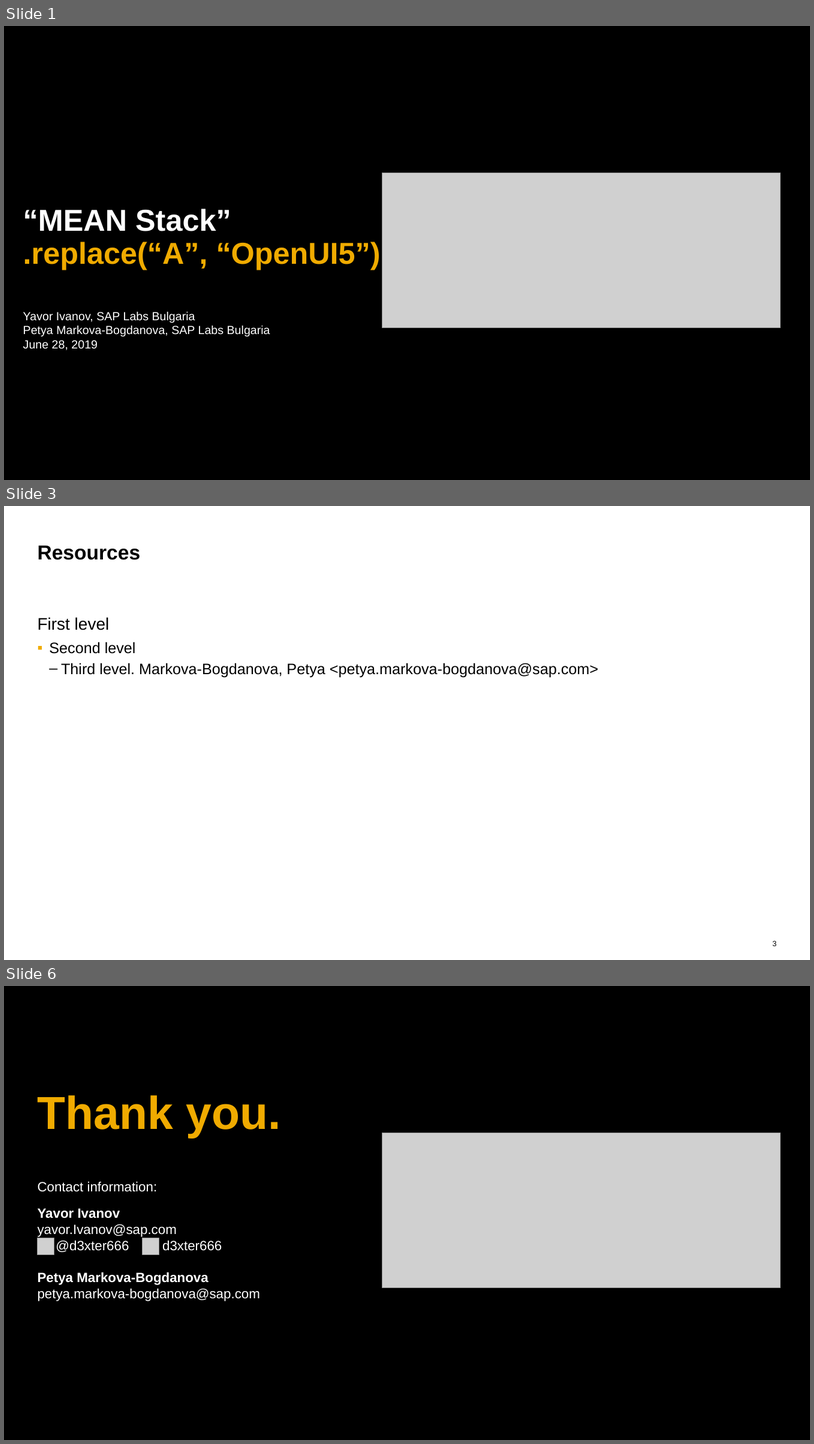
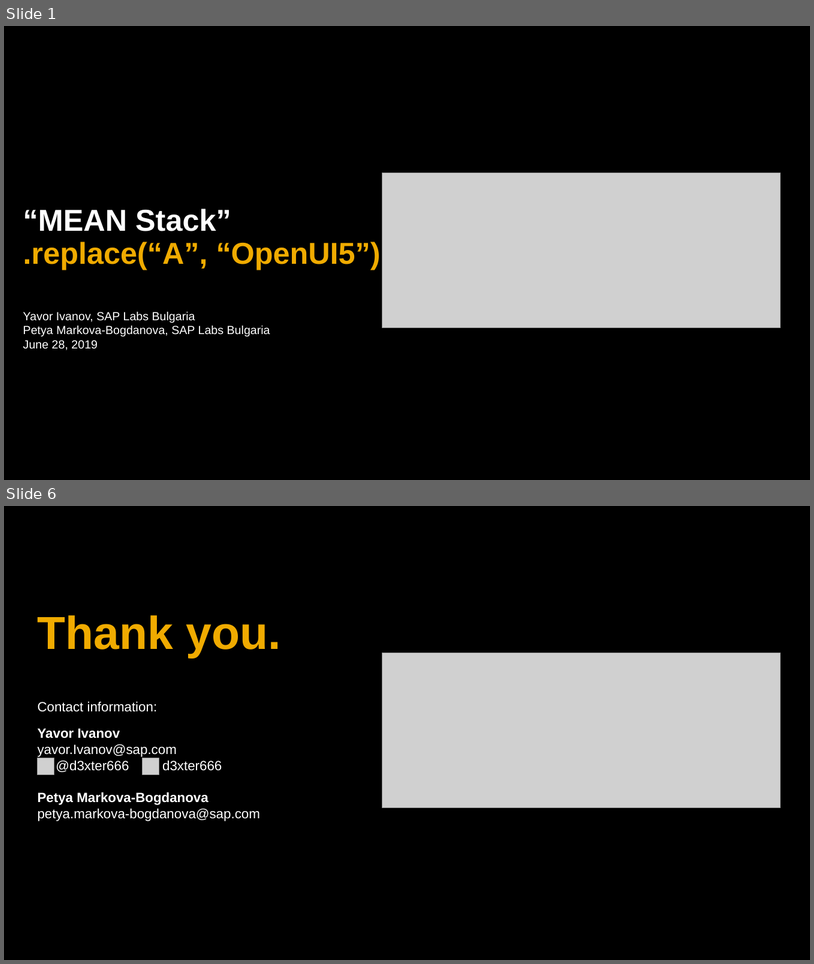
Before and after one commit to d3xter666/ui5con-2019-mean-stack-with-ui5, a slide deck: ui5con2019-mean-stack-ui5.pptx. Shown one above the other, each under a label of ours: slides 1, 3 and 6 before the commit, slides 1 and 6 after it; the slides between them are not shown. The pictures are 814x1444 and 814x964 pixels, drawn with LibreOffice and Linux fonts; fonts in the diff are those of the drawing; grey boxes stand for pictures. Boxes give left, top, right and bottom in pixels: in the first picture for what was removed or moved away, otherwise in the second. Text is boxed around its words. In the diff, an @@ line names an element or a change of style, - is before the commit and + after.

```diff
--- a/ui5con2019-mean-stack-ui5.pptx
+++ b/ui5con2019-mean-stack-ui5.pptx
@@ slide 3 removed at [4,506,810,960], background #FFFFFF @@
@@ title removed at [38,546,141,560] @@
-Resources
@@ text removed at [38,617,599,677] @@
-First level
-  ▪ Second level
-    – Third level. Markova-Bogdanova, Petya <petya.markova-bogdanova@sap.com>
@@ page number removed at [773,940,777,946] @@
-3
```
Also in this commit, not shown: 4 slides added, 3 other slides removed.
